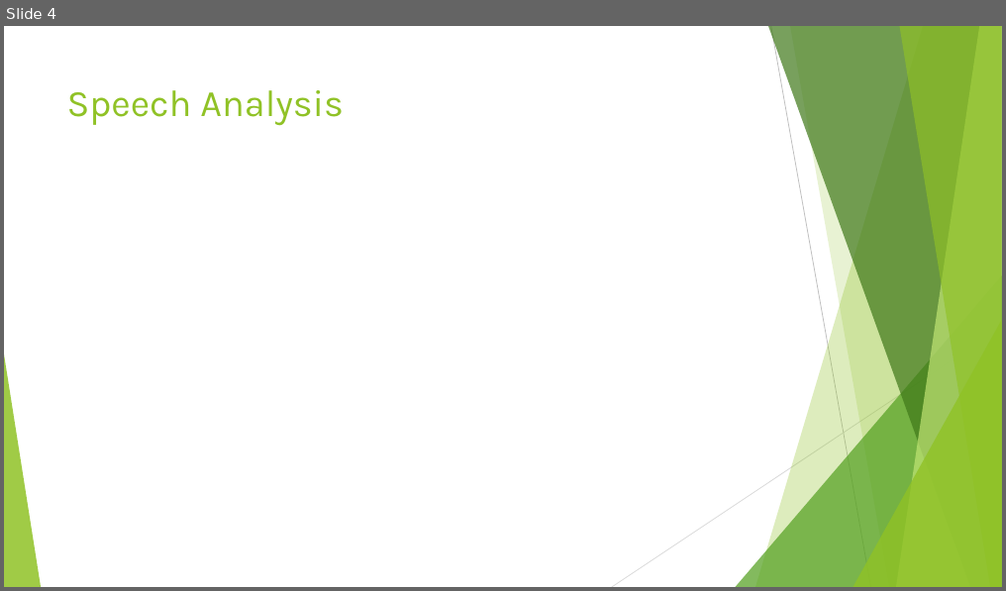
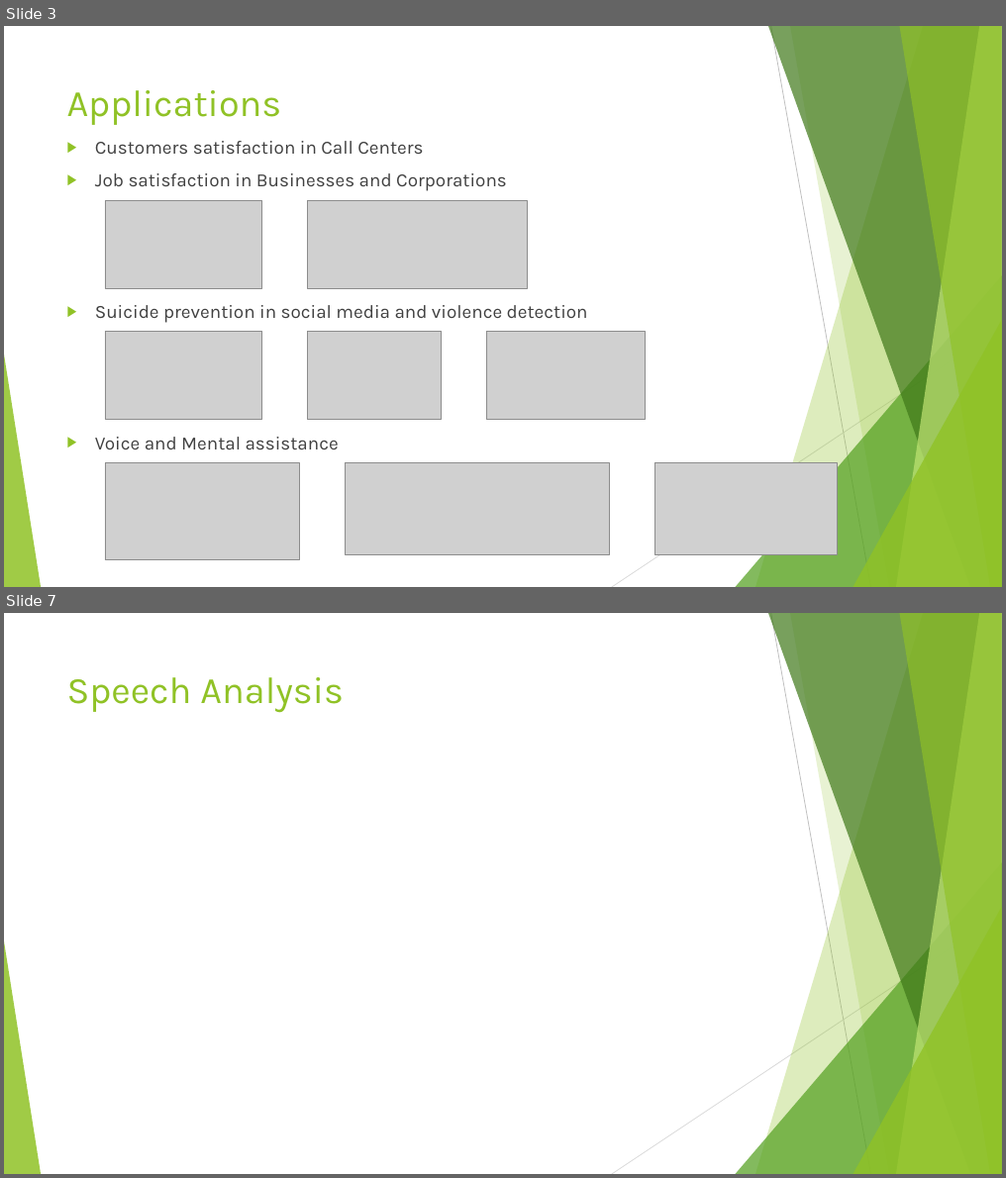
Before and after one commit to VictorMel/VoiceEmotionalAnalysis, a slide deck: Speech Emotion Detection.pptx. Shown one above the other, each under a label of ours: slide 4 before the commit, slides 3 and 7 after it; the slides between them are not shown. The pictures are 1006x591 and 1006x1178 pixels, drawn with LibreOffice and Linux fonts; fonts in the diff are those of the drawing; grey boxes stand for pictures. Boxes give left, top, right and bottom in pixels: in the first picture for what was removed or moved away, otherwise in the second. Text is boxed around its words. In the diff, an @@ line names an element or a change of style, - is before the commit and + after.

```diff
--- a/Speech Emotion Detection.pptx
+++ b/Speech Emotion Detection.pptx
@@ slide 3 added at (x1=4, y1=26, x2=1002, y2=587), background #FFFFFF; not listed: 10 template elements that a slide beside it also shows @@
@@ title added at (x1=67, y1=90, x2=282, y2=125), 36 pt, text #90C226 @@
+Applications
@@ text added at (x1=95, y1=141, x2=588, y2=450), 18 pt, text #404040 @@
+▶ Customers satisfaction in Call Centers
+▶ Job satisfaction in Businesses and Corporations
+▶ Suicide prevention in social media and violence detection
+▶ Voice and Mental assistance
@@ picture added at (x1=105, y1=201, x2=262, y2=289) @@
@@ picture added at (x1=308, y1=201, x2=528, y2=289) @@
@@ picture added at (x1=105, y1=332, x2=262, y2=420) @@
@@ picture added at (x1=308, y1=332, x2=442, y2=421) @@
@@ picture added at (x1=487, y1=332, x2=645, y2=420) @@
@@ picture added at (x1=105, y1=464, x2=300, y2=561) @@
@@ picture added at (x1=345, y1=464, x2=609, y2=555) @@
@@ picture added at (x1=654, y1=464, x2=838, y2=555) @@
@@ what was slide 4 is now slide 7 @@
```
Also in this commit, not shown: 2 slides changed, 3 other slides added, 1 slide removed, 20 other files.
